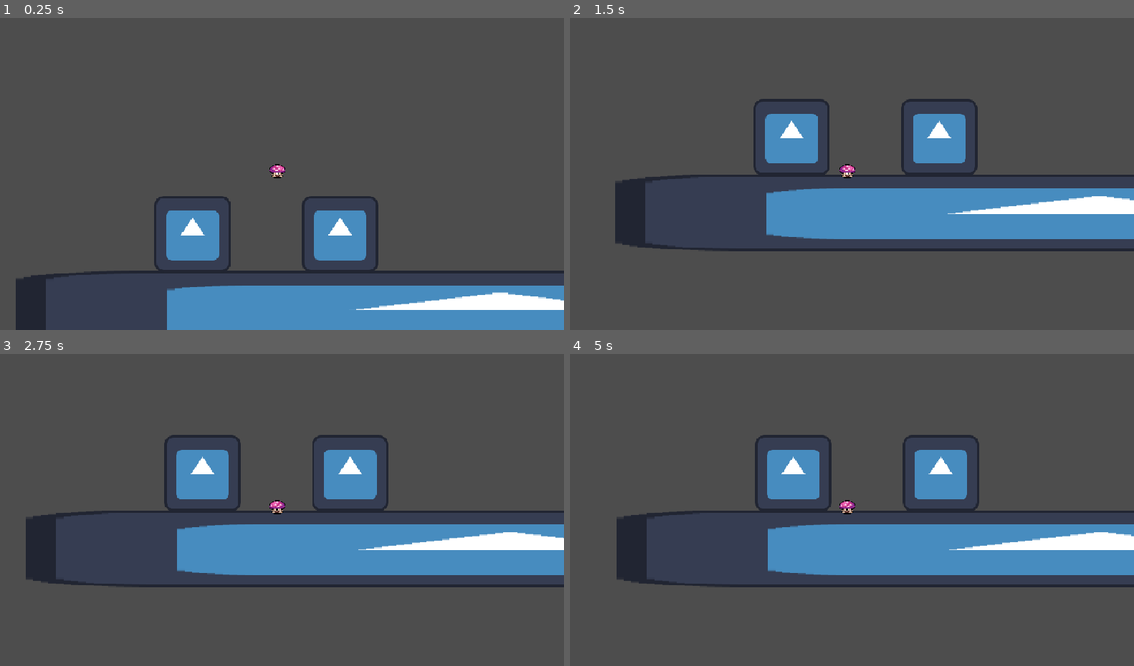
Above: before the commit, frames 1-4 (two rows, left to right).
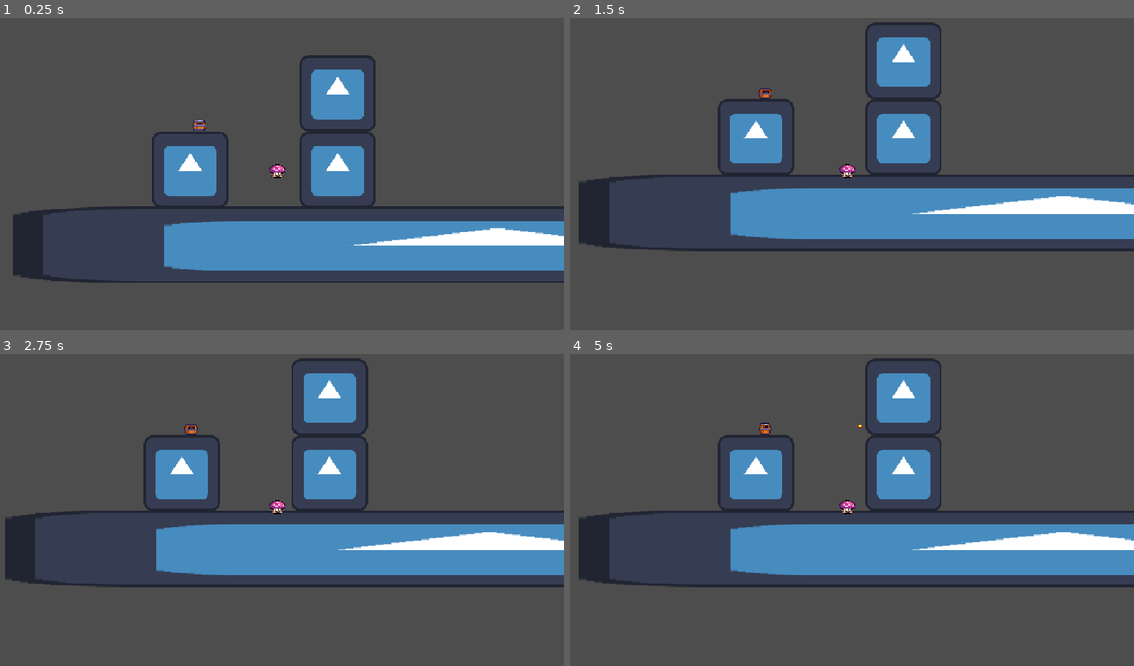
Above: after the commit, the same moments.

Repository: CookieCat-v/Foxy
Game: Godot game, scene res://test.tscn
Two runs of this game, one before a commit and one after it. Both use one fixed random seed, a clock stepped at 60 frames per second and the inputs below. The engine's default icon, where the game draws it, is replaced by a stand-in: a white triangle on a blue panel in a dark square.
Inputs:
- Up to frame 1 (0.25 s): no input
- Up to frame 2 (1.5 s): no input
- Up to frame 3 (2.75 s): no input
- Up to frame 4 (5 s): no input

The runs differ from the first frame. In frame 1, 30% of the frame differs, in the area x 2-100%, y 11-100%; in frame 2, 11%; in frame 3, 8.1%; in frame 4, 11%.

Commit message:
Barrel
add barrel enemy

Diff:
--- a/Scenes/Enemies/Mushroom/mushroom.tscn
+++ b/Scenes/Enemies/Mushroom/mushroom.tscn
@@ -29,6 +29,8 @@
 size = Vector2(18, 20)
 
 [node name="Mushroom" type="CharacterBody2D" unique_id=1167331425]
+collision_layer = 4
+collision_mask = 3
 script = ExtResource("1_rdydv")
 speed = 10000
 
--- /dev/null
+++ b/Scenes/Enemies/barrel/barrel.gd
@@ -0,0 +1,26 @@
+extends Area2D
+
+@onready var anim = $AnimatedSprite2D
+@onready var raycast = $FrontCast2D
+var bullet_scene = preload("res://Scenes/Enemies/barrel/barrel_bullet.tscn")
+var direction = 1
+func _ready() -> void:
+	anim.play("idle")
+func _process(delta: float) -> void:
+	if anim.animation=="idle" and raycast.is_colliding():
+		_fire()
+func _fire()->void:
+	anim.play("attack")
+	var bullet = bullet_scene.instantiate()
+	bullet.position = Vector2(position.x+(8*direction),position.y)
+	await get_tree().create_timer(0.6).timeout
+	bullet._set_direction(direction)
+
+	get_parent().add_child(bullet)
+
+
+
+func _on_attack_finished() -> void:
+	print_debug("test")
+	if (anim.animation=="attack"):
+		anim.play("idle")
--- /dev/null
+++ b/Scenes/Enemies/barrel/barrel.tscn
@@ -0,0 +1,71 @@
+[gd_scene format=3 uid="uid://dfv5k401j1xjh"]
+
+[ext_resource type="Script" uid="uid://dehyp6p085jio" path="res://Scenes/Enemies/barrel/barrel.gd" id="1_lpcl7"]
+[ext_resource type="Texture2D" uid="uid://cqx6oo2y8sm72" path="res://Asset/Enemies/barrel/barrel_atk_01.png" id="1_u2jso"]
+[ext_resource type="Texture2D" uid="uid://13kywbwnrcpt" path="res://Asset/Enemies/barrel/barrel_atk_02.png" id="2_lpcl7"]
+[ext_resource type="Texture2D" uid="uid://br4mmx4xbq5mb" path="res://Asset/Enemies/barrel/barrel_atk_03.png" id="3_7flyq"]
+[ext_resource type="Texture2D" uid="uid://ch4lowrotola6" path="res://Asset/Enemies/barrel/barrel_atk_04.png" id="4_hwe78"]
+[ext_resource type="Texture2D" uid="uid://dwakc8bsk04fs" path="res://Asset/Enemies/barrel/barrel_atk_05.png" id="5_p4rqe"]
+[ext_resource type="Texture2D" uid="uid://b4ryafwmoaade" path="res://Asset/Enemies/barrel/barrel_01.png" id="6_rf82f"]
+[ext_resource type="Texture2D" uid="uid://bkrhulttmeuln" path="res://Asset/Enemies/barrel/barrel_02.png" id="7_0eyqb"]
+
+[sub_resource type="RectangleShape2D" id="RectangleShape2D_cq6jo"]
+
+[sub_resource type="SpriteFrames" id="SpriteFrames_emux3"]
+animations = [{
+"frames": [{
+"duration": 1.0,
+"texture": ExtResource("1_u2jso")
+}, {
+"duration": 1.0,
+"texture": ExtResource("2_lpcl7")
+}, {
+"duration": 1.0,
+"texture": ExtResource("3_7flyq")
+}, {
+"duration": 1.0,
+"texture": ExtResource("4_hwe78")
+}, {
+"duration": 1.0,
+"texture": ExtResource("5_p4rqe")
+}, {
+"duration": 1.0,
+"texture": ExtResource("2_lpcl7")
+}],
+"loop": false,
+"name": &"attack",
+"speed": 5.0
+}, {
+"frames": [{
+"duration": 3.0,
+"texture": ExtResource("6_rf82f")
+}, {
+"duration": 1.0,
+"texture": ExtResource("7_0eyqb")
+}],
+"loop": true,
+"name": &"idle",
+"speed": 3.0
+}]
+
+[node name="Barrel" type="Area2D" unique_id=491401042]
+collision_layer = 8
+script = ExtResource("1_lpcl7")
+
+[node name="CollisionShape2D" type="CollisionShape2D" parent="." unique_id=1169545005]
+position = Vector2(0, 4)
+shape = SubResource("RectangleShape2D_cq6jo")
+
+[node name="AnimatedSprite2D" type="AnimatedSprite2D" parent="." unique_id=1246285977]
+position = Vector2(0, -1)
+sprite_frames = SubResource("SpriteFrames_emux3")
+animation = &"attack"
+frame = 5
+frame_progress = 1.0
+
+[node name="FrontCast2D" type="RayCast2D" parent="." unique_id=1060672472]
+position = Vector2(8, 0)
+target_position = Vector2(200, 0)
+collision_mask = 2
+
+[connection signal="animation_finished" from="AnimatedSprite2D" to="." method="_on_attack_finished"]
--- /dev/null
+++ b/Scenes/Enemies/barrel/barrel_bullet.gd
@@ -0,0 +1,13 @@
+extends CharacterBody2D
+
+var direction = 1
+@export var speed = 200
+@onready var raycast = $FrontCast2D
+func _physics_process(delta: float) -> void:
+	velocity.x = speed * direction
+	if raycast.is_colliding():
+		queue_free()
+	move_and_slide()
+
+func _set_direction(direct: int) -> void:
+	direction = direct
--- /dev/null
+++ b/Scenes/Enemies/barrel/barrel_bullet.tscn
@@ -0,0 +1,23 @@
+[gd_scene format=3 uid="uid://dgn17vfjuavu0"]
+
+[ext_resource type="Script" uid="uid://brv1yqrlmhdpj" path="res://Scenes/Enemies/barrel/barrel_bullet.gd" id="1_5f7u3"]
+[ext_resource type="Texture2D" uid="uid://cgxnqbnlfh20w" path="res://Asset/Enemies/barrel/barrel_bullet.png" id="1_ca4r6"]
+
+[sub_resource type="RectangleShape2D" id="RectangleShape2D_5f7u3"]
+size = Vector2(5, 6)
+
+[node name="Barrel_bullet" type="CharacterBody2D" unique_id=2123587029]
+collision_layer = 12
+collision_mask = 0
+script = ExtResource("1_5f7u3")
+
+[node name="CollisionShape2D" type="CollisionShape2D" parent="." unique_id=53676549]
+position = Vector2(0.5, 1)
+shape = SubResource("RectangleShape2D_5f7u3")
+
+[node name="Sprite2D" type="Sprite2D" parent="." unique_id=2069271679]
+texture = ExtResource("1_ca4r6")
+
+[node name="FrontCast2D" type="RayCast2D" parent="." unique_id=1520954476]
+target_position = Vector2(2.8, 0)
+collision_mask = 3
--- a/test.tscn
+++ b/test.tscn
@@ -2,12 +2,13 @@
 
 [ext_resource type="Texture2D" uid="uid://coxll7exm8fhe" path="res://icon.svg" id="1_37kl0"]
 [ext_resource type="PackedScene" uid="uid://cojjwfmfc8e5q" path="res://Scenes/Enemies/Mushroom/mushroom.tscn" id="2_8uh7m"]
+[ext_resource type="PackedScene" uid="uid://dfv5k401j1xjh" path="res://Scenes/Enemies/barrel/barrel.tscn" id="3_6uqi0"]
 
 [sub_resource type="RectangleShape2D" id="RectangleShape2D_8uh7m"]
 size = Vector2(119, 120)
 
 [sub_resource type="RectangleShape2D" id="RectangleShape2D_6uqi0"]
-size = Vector2(71, 128)
+size = Vector2(127.5, 128)
 
 [node name="Test" type="Node2D" unique_id=1051985133]
 
@@ -22,7 +23,8 @@
 texture = ExtResource("1_37kl0")
 
 [node name="Mushroom" parent="." unique_id=1167331425 instance=ExtResource("2_8uh7m")]
-position = Vector2(-394, -268)
+position = Vector2(-390, -160)
+collision_layer = 6
 speed = 5000
 
 [node name="Camera2D" type="Camera2D" parent="Mushroom" unique_id=1931394158]
@@ -45,5 +47,19 @@
 [node name="StaticBody2D" type="StaticBody2D" parent="Icon2" unique_id=979992892]
 
 [node name="CollisionShape2D" type="CollisionShape2D" parent="Icon2/StaticBody2D" unique_id=1530234959]
-position = Vector2(-28, 2)
+position = Vector2(0.25, 2)
 shape = SubResource("RectangleShape2D_6uqi0")
+
+[node name="Icon3" type="Sprite2D" parent="." unique_id=1551117887]
+position = Vector2(-268, -254)
+texture = ExtResource("1_37kl0")
+
+[node name="StaticBody2D" type="StaticBody2D" parent="Icon3" unique_id=1413173312]
+collision_layer = 3
+
+[node name="CollisionShape2D" type="CollisionShape2D" parent="Icon3/StaticBody2D" unique_id=1120735790]
+position = Vector2(0.25, 2)
+shape = SubResource("RectangleShape2D_6uqi0")
+
+[node name="Barrel" parent="." unique_id=491401042 instance=ExtResource("3_6uqi0")]
+position = Vector2(-500, -206)
Binary file added: Asset/Enemies/barrel/barrel_01.png
Not shown, added: Asset/Enemies/barrel/barrel_01.png.import
Binary file added: Asset/Enemies/barrel/barrel_02.png
Not shown, added: Asset/Enemies/barrel/barrel_02.png.import
Binary file added: Asset/Enemies/barrel/barrel_atk_01.png
Not shown, added: Asset/Enemies/barrel/barrel_atk_01.png.import
Binary file added: Asset/Enemies/barrel/barrel_atk_02.png
Not shown, added: Asset/Enemies/barrel/barrel_atk_02.png.import
Binary file added: Asset/Enemies/barrel/barrel_atk_03.png
Not shown, added: Asset/Enemies/barrel/barrel_atk_03.png.import
Binary file added: Asset/Enemies/barrel/barrel_atk_04.png
Not shown, added: Asset/Enemies/barrel/barrel_atk_04.png.import
(and 6 more such lines)
